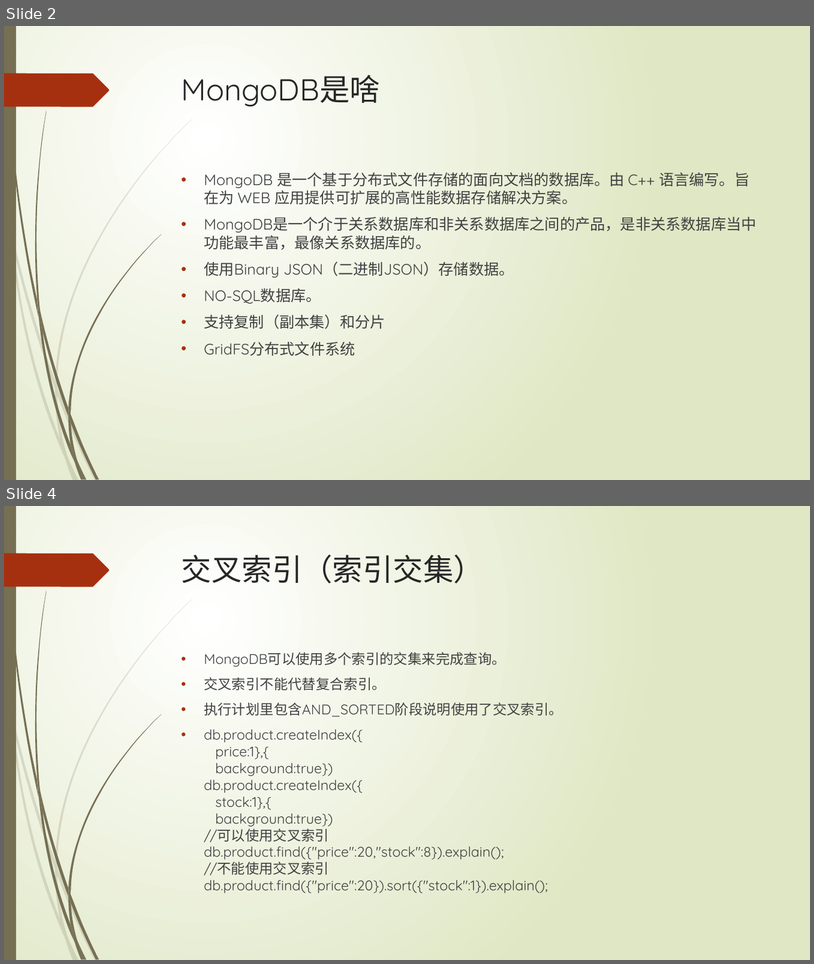
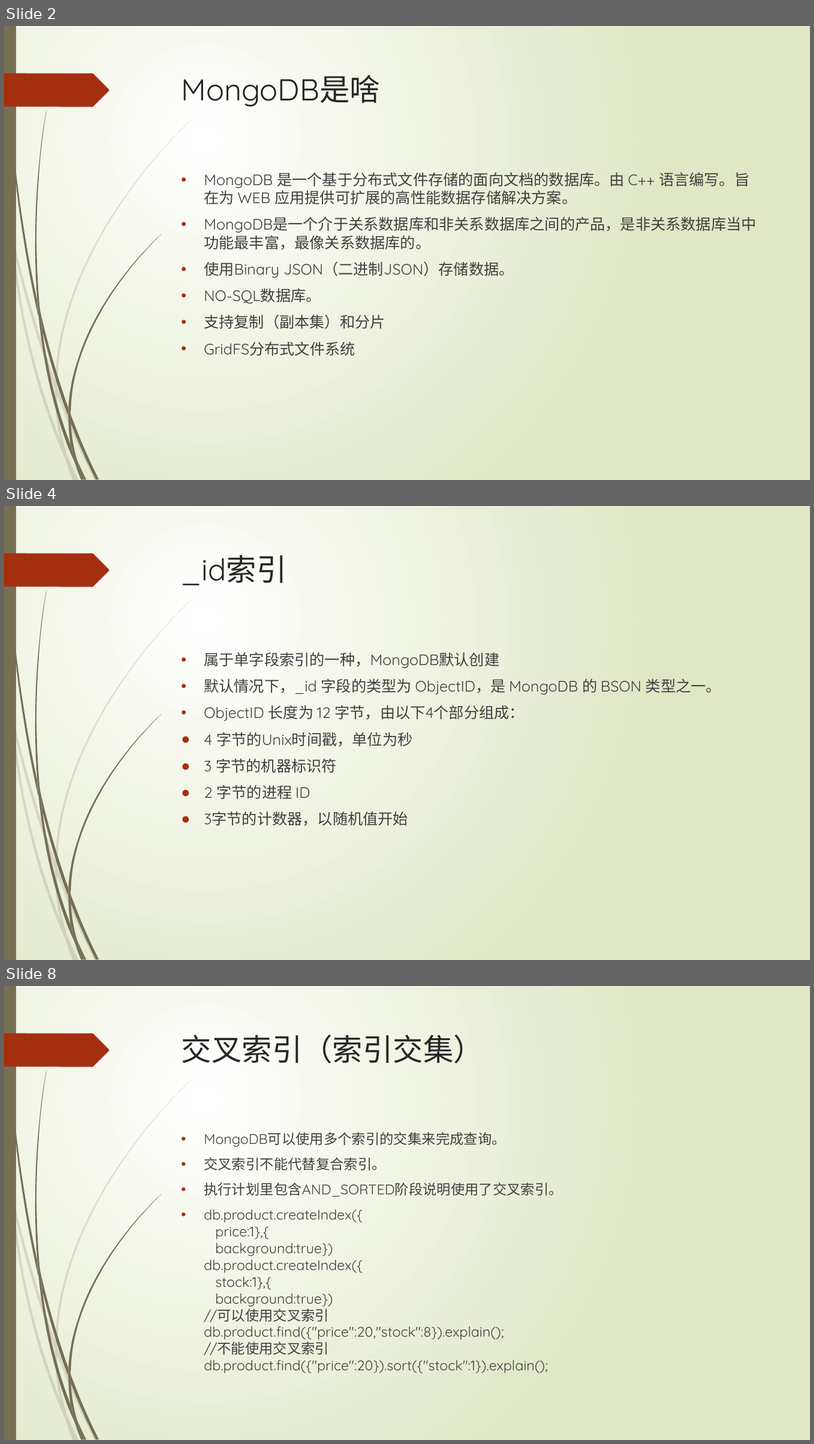
Before and after one commit to xljnc/husky-starter, a slide deck: doc/MongoDB索引.pptx. Shown one above the other, each under a label of ours: slides 2 and 4 before the commit, slides 2, 4 and 8 after it; the slides between them are not shown. The pictures are 814x964 and 814x1444 pixels, drawn with LibreOffice and Linux fonts; fonts in the diff are those of the drawing. Boxes give left, top, right and bottom in pixels: in the first picture for what was removed or moved away, otherwise in the second. Text is boxed around its words. In the diff, an @@ line names an element or a change of style, - is before the commit and + after.

```diff
--- a/doc/MongoDB索引.pptx
+++ b/doc/MongoDB索引.pptx
@@ slide 4 added at [4,506,810,960], background gradient #FFFFFF to #DFE8C4; not listed: 24 template elements that a slide beside it also shows @@
@@ title added at [182,555,287,585], 36 pt, text #262626 @@
+_id索引
@@ text added at [204,652,722,826], 18 pt, text #404040 @@
+• 属于单字段索引的一种，MongoDB默认创建
+• 默认情况下，_id 字段的类型为 ObjectID，是 MongoDB 的 BSON 类型之一。
+• ObjectID 长度为 12 字节，由以下4个部分组成：
+● 4 字节的Unix时间戳，单位为秒
+● 3 字节的机器标识符
+● 2 字节的进程 ID
+● 3字节的计数器，以随机值开始
@@ what was slide 4 is now slide 8 @@
```
Also in this commit, not shown: 2 slides changed, 3 other slides added, 1 other file.
